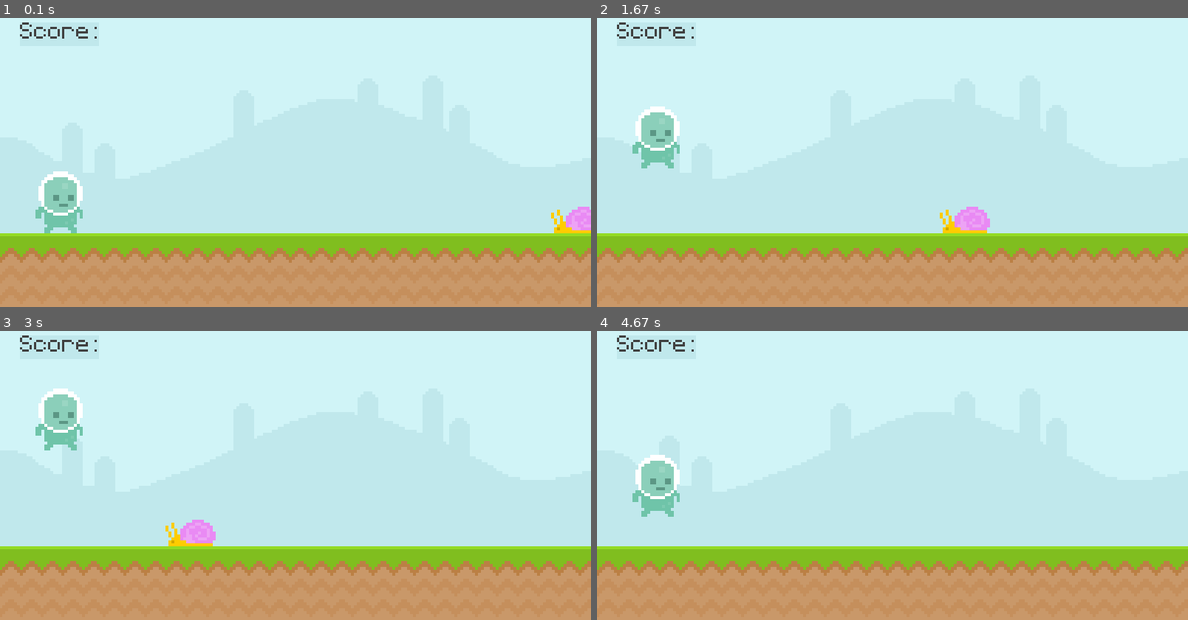
Above: before the commit, frames 1-4 (two rows, left to right).
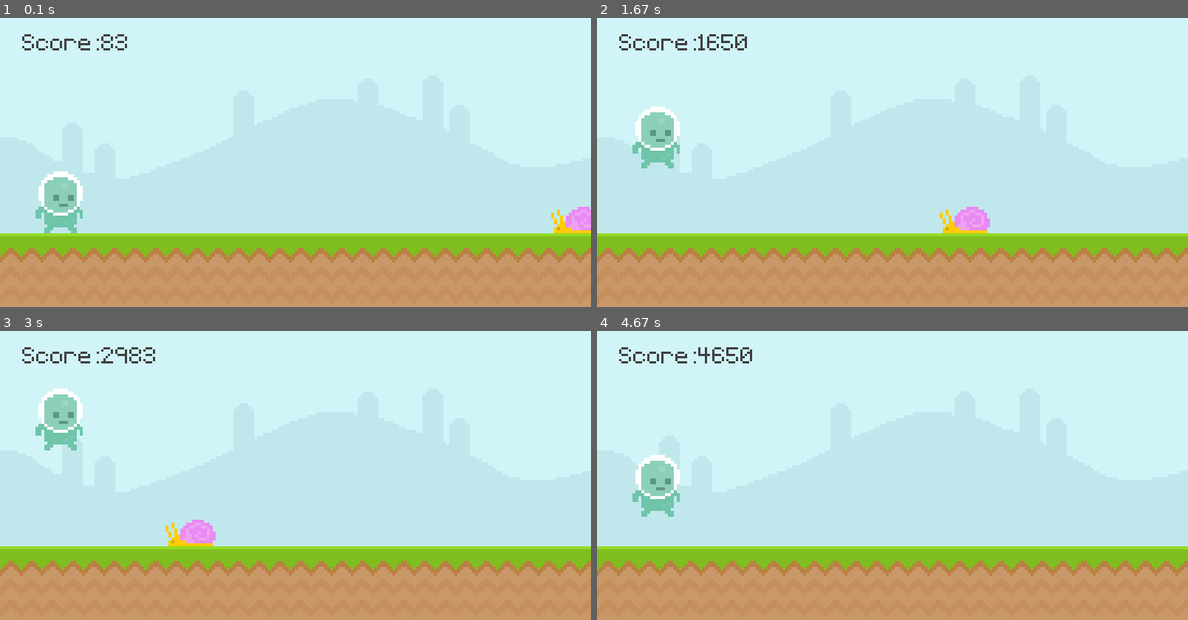
Above: after the commit, the same moments.

Repository: marvneo/pygame-intro
Game: pygame game, started from main.py
Same seed, same stepped clock (60 frames per second), same inputs: the game is played once before the commit and once after it.
Inputs (mouse positions are in pixels of both pictures, inside the frame that each line leads up to):
- Up to frame 1 (0.1 s): no input
- Up to frame 2 (1.67 s): click (656, 202) at 0.38 s; click (892, 179) at 0.72 s; tap Space at 1.5 s
- Up to frame 3 (3 s): tap Space at 2.4, 2.7 s
- Up to frame 4 (4.67 s): tap Space at 3.4, 3.7, 4.3, 4.6 s

The runs differ from the first frame. In frame 1, 0.5% of the frame differs, in the area x 3-22%, y 1-12%; in frame 2, 0.6%; in frame 3, 0.5%; in frame 4, 0.6%, in the area x 3-27%, y 1-12%.

Commit message:
add score tracking

Diff:
--- a/main.py
+++ b/main.py
@@ -1,5 +1,13 @@
 import pygame
 from sys import exit
+
+def display_score():
+    curr_time = pygame.time.get_ticks()
+    score_surface = test_font.render('Score:'+ f'{curr_time}', False, (64,64,64)).convert()
+    score_rect = score_surface.get_rect(topleft = (30,30))
+    screen.blit(score_surface, score_rect)
+
+
 
 pygame.init()
 
@@ -21,9 +29,7 @@
 # creates surface
 sky_surface = pygame.image.load('graphics/Sky.png').convert()
 ground_surface = pygame.image.load('graphics/ground.png').convert()
-# scoreboard
-score_surface = test_font.render('Score:', False, (64,64,64)).convert()
-score_rect = score_surface.get_rect(center = (80,30))
+
 # snail
 snail_surface = pygame.image.load('graphics/snail/snail1.png').convert_alpha()
 snail_pos = 800
@@ -62,9 +68,9 @@
         # renders animation
         screen.blit(sky_surface,(0,0))
         screen.blit(ground_surface,(0,300))
-        pygame.draw.rect(screen, '#c0e8ec', score_rect)
-        pygame.draw.rect(screen, '#c0e8ec', score_rect, 10)
-        screen.blit(score_surface, score_rect)
+        #pygame.draw.rect(screen, '#c0e8ec', score_rect)
+        #pygame.draw.rect(screen, '#c0e8ec', score_rect, 10)
+        display_score()
         # snail movement
         snail_rect.left -= snail_accel
         # loops snail when it leaves the screen
